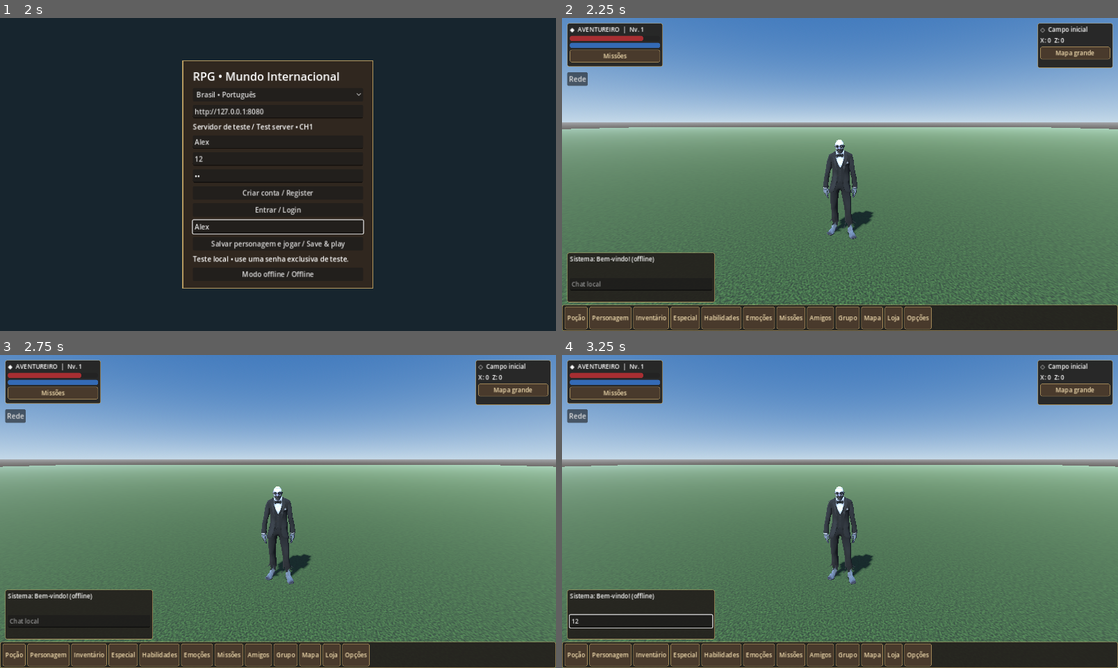
Above: before the commit, frames 1-4 (two rows, left to right).
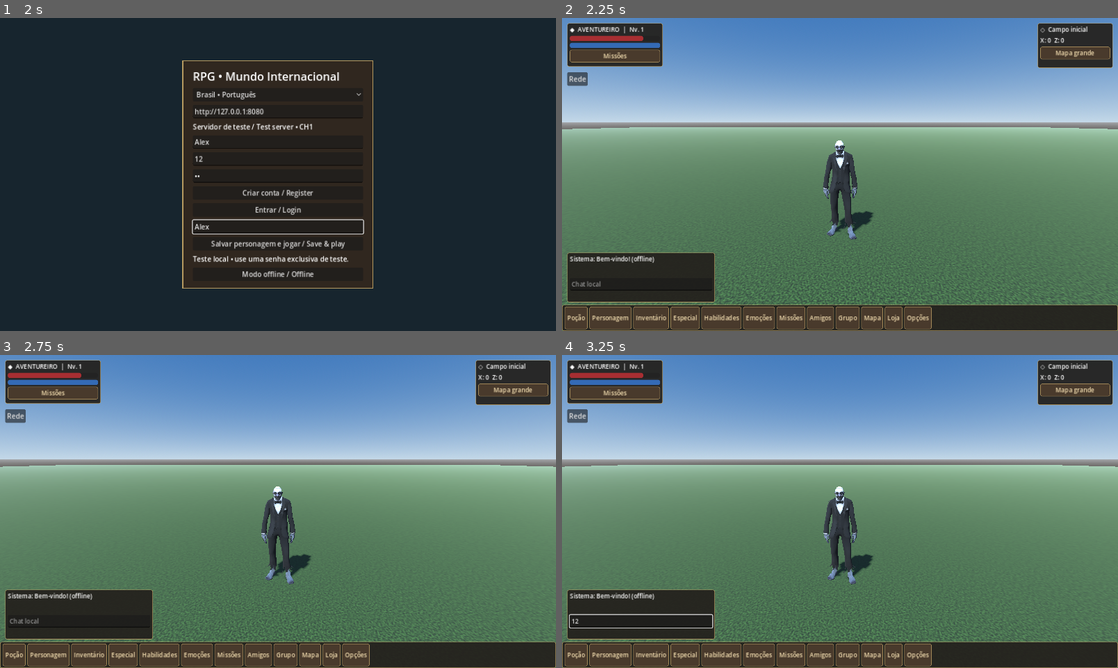
Above: after the commit, the same moments.

Repository: lolprogif/LolPRO-ON
Game: Godot game, scene res://Login.tscn
Two runs of this game, one before a commit and one after it. Both use one fixed random seed, a clock stepped at 60 frames per second and the inputs below.
Inputs (mouse positions are in pixels of both pictures, inside the frame that each line leads up to):
- Up to frame 1 (2 s): click (278, 143) at 0.52 s; type "Alex" at 0.6 s; click (278, 158) at 0.75 s; type "12" at 0.83 s; click (278, 174) at 0.98 s; type "12" at 1.07 s; click (278, 227) at 1.27 s; type "Alex" at 1.35 s
- Up to frame 2 (2.25 s): click "Modo offline / Offline" at 2 s
- Up to frame 3 (2.75 s): no input
- Up to frame 4 (3.25 s): click (639, 621) at 2.77 s; type "12" at 2.85 s

Frame 1 is identical in both runs. In frame 2, 1.1% of the frame differs, in the area x 0-100%, y 34-92%; in frame 3, less than 0.1%; in frame 4, less than 0.1%.

Commit message:
V0.9: world.gd

Diff:
--- a/world.gd
+++ b/world.gd
@@ -8,11 +8,12 @@
 var distance := 4.2
 var jump_held := false
 var jumping := false
-const JUMP_GRAVITY := 22.0
-const JUMP_SPEED := 2.8
+const JUMP_GRAVITY := 10.0
+const JUMP_SPEED := 2.0
 const JUMP_DURATION := 2.0 * JUMP_SPEED / JUMP_GRAVITY
 var yaw := 0.0
 var net: Node
+var touch_sensitivity := 50.0
 var touch_dir := Vector2.ZERO
 var touch_run := false
 var touch_jump := false
